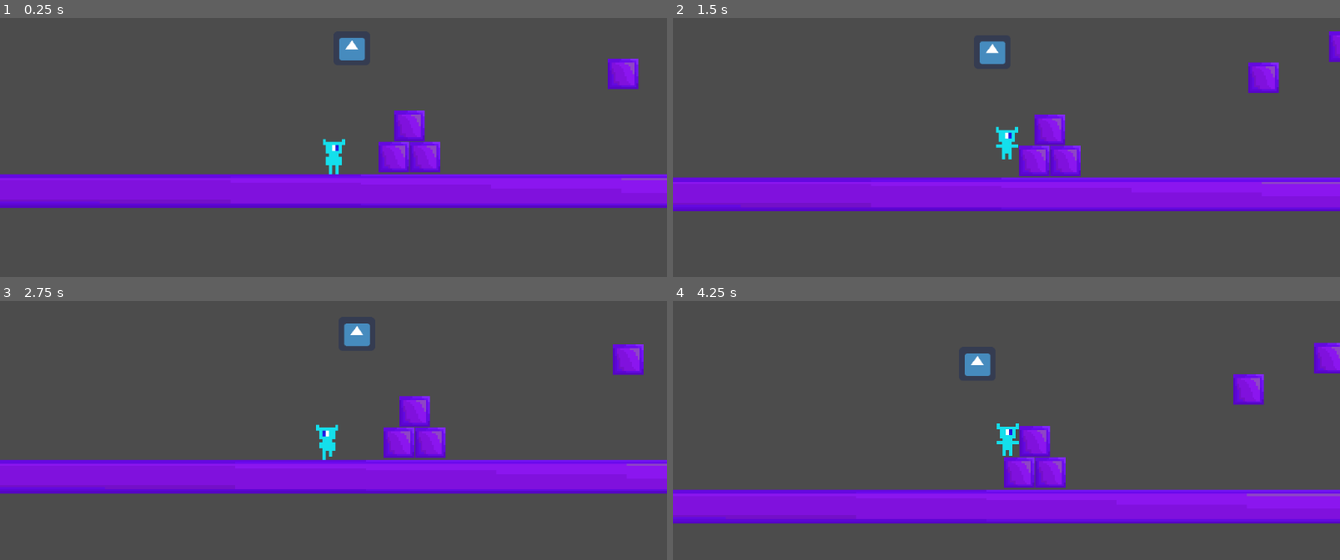
Above: before the commit, frames 1-4 (two rows, left to right).
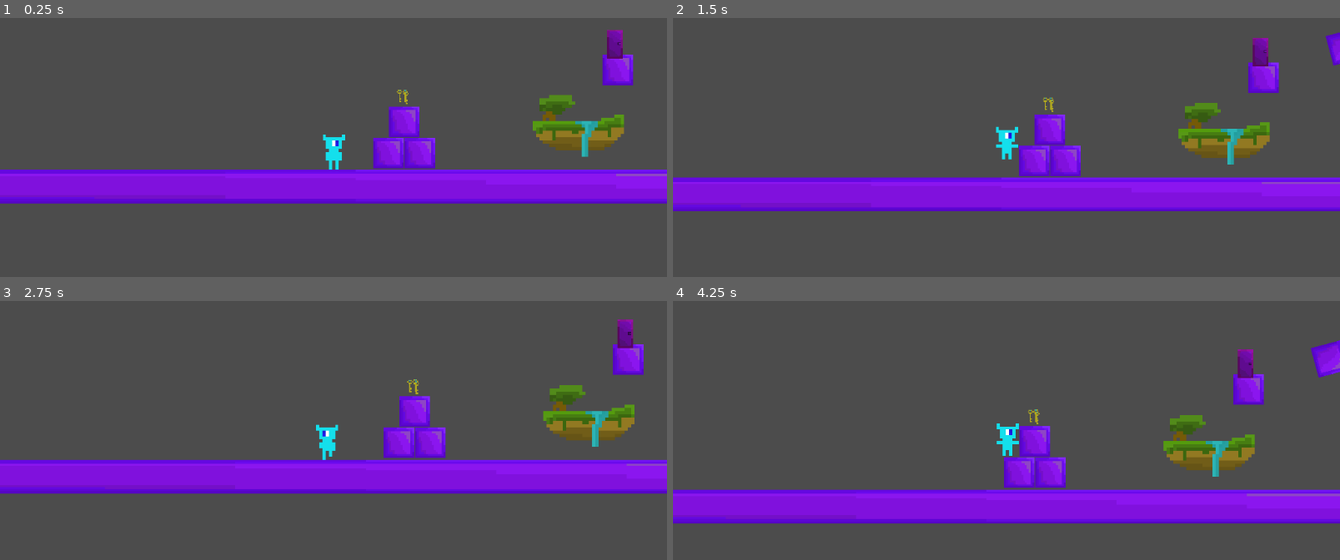
Above: after the commit, the same moments.

Repository: dan11l1324689/proekt
Game: Godot game, scene res://Node2D.tscn
Two runs of this game, one before a commit and one after it. Both use one fixed random seed, a clock stepped at 60 frames per second and the inputs below. The engine's default icon, where the game draws it, is replaced by a stand-in: a white triangle on a blue panel in a dark square.
Inputs:
- Up to frame 1 (0.25 s): no input
- Up to frame 2 (1.5 s): hold D (right) from 0.53 s (still down); tap E (eus, bound only after the commit) at 0.6 s; tap Space (fump) at 1.35 s
- Up to frame 3 (2.75 s): tap E (eus, bound only after the commit) at 1.55, 2.1 s; release D (right) at 2.03 s; hold A (left) from 2.03 s (still down)
- Up to frame 4 (4.25 s): release A (left) at 2.78 s; hold D (right) from 2.78 s (still down); tap E (eus, bound only after the commit) at 2.85, 3.8 s; hold Space (fump) from 3.53 s (still down)

The runs differ from the first frame. In frame 1, 11% of the frame differs, in the area x 0-100%, y 4-74%; in frame 2, 2.5%; in frame 3, 2.5%; in frame 4, 2.7%.

Commit message:
Add files via upload

Diff:
--- /dev/null
+++ b/платформер/Area2D.gd
@@ -0,0 +1,21 @@
+extends Area2D
+export var nextlevel:PackedScene
+export var keys_needed = 3
+
+func _physics_process(delta):
+	var player = $"/root/Globl".palyer
+	if player is KinematicBody2D:
+		var open = overlaps_body(player) and get_tree().current_scene.key >= keys_needed
+		$CollisionShape2D/Label.visible = open
+		if Input.is_action_just_pressed("eus") and open:
+			get_tree().change_scene_to(nextlevel)
+
+
+# Called when the node enters the scene tree for the first time.
+func _ready():
+	pass # Replace with function body.
+
+
+# Called every frame. 'delta' is the elapsed time since the previous frame.
+#func _process(delta):
+#	pass
--- /dev/null
+++ b/платформер/Label.gd
@@ -0,0 +1,16 @@
+extends Label
+
+
+# Declare member variables here. Examples:
+# var a = 2
+# var b = "text"
+
+
+# Called when the node enters the scene tree for the first time.
+func _ready():
+	pass # Replace with function body.
+
+
+# Called every frame. 'delta' is the elapsed time since the previous frame.
+#func _process(delta):
+#	pass
--- /dev/null
+++ b/платформер/Node.gd
@@ -0,0 +1,12 @@
+extends Node
+
+var palyer = Node.new()
+
+# Called when the node enters the scene tree for the first time.
+func _ready():
+	pass # Replace with function body.
+
+
+# Called every frame. 'delta' is the elapsed time since the previous frame.
+#func _process(delta):
+#	pass
--- /dev/null
+++ b/платформер/Node.tscn
@@ -0,0 +1,6 @@
+[gd_scene load_steps=2 format=2]
+
+[ext_resource path="res://Node.gd" type="Script" id=1]
+
+[node name="globl" type="Node"]
+script = ExtResource( 1 )
--- a/платформер/Node2D.tscn
+++ b/платформер/Node2D.tscn
@@ -1,29 +1,24 @@
-[gd_scene load_steps=5 format=2]
+[gd_scene load_steps=8 format=2]
 
 [ext_resource path="res://platform.tscn" type="PackedScene" id=1]
 [ext_resource path="res://player.tscn" type="PackedScene" id=2]
 [ext_resource path="res://NOVIZION.tscn" type="PackedScene" id=3]
-[ext_resource path="res://icon.png" type="Texture" id=4]
+[ext_resource path="res://portal.tscn" type="PackedScene" id=4]
+[ext_resource path="res://scenemanager.gd" type="Script" id=5]
+[ext_resource path="res://key.tscn" type="PackedScene" id=6]
+[ext_resource path="res://islend.tscn" type="PackedScene" id=9]
 
 [node name="Node2D" type="Node2D"]
+script = ExtResource( 5 )
 
-[node name="player" parent="." instance=ExtResource( 2 )]
-position = Vector2( -16, 520 )
-
-[node name="StaticBody2D" parent="." instance=ExtResource( 1 )]
-position = Vector2( 216, 464 )
+[node name="StaticBody2D7" parent="." instance=ExtResource( 1 )]
+position = Vector2( 3485.9, 309.345 )
 
 [node name="StaticBody2D3" parent="." instance=ExtResource( 1 )]
 position = Vector2( 872, 304 )
 
-[node name="StaticBody2D7" parent="." instance=ExtResource( 1 )]
-position = Vector2( 3485.9, 309.345 )
-
 [node name="StaticBody2D10" parent="." instance=ExtResource( 1 )]
 position = Vector2( 3209.72, 343.2 )
-
-[node name="StaticBody2D11" parent="." instance=ExtResource( 1 )]
-position = Vector2( 2810.8, 343.509 )
 
 [node name="StaticBody2D12" parent="." instance=ExtResource( 1 )]
 position = Vector2( 2399, 336.072 )
@@ -34,11 +29,15 @@
 [node name="StaticBody2D14" parent="." instance=ExtResource( 1 )]
 position = Vector2( 1720.14, 309.345 )
 
+[node name="StaticBody2D15" parent="." instance=ExtResource( 1 )]
+position = Vector2( 2814.45, 348.503 )
+
 [node name="StaticBody2D8" parent="." instance=ExtResource( 1 )]
 position = Vector2( 1400, 336 )
 
 [node name="StaticBody2D9" parent="." instance=ExtResource( 1 )]
 position = Vector2( 1120, 208 )
+rotation = 1.309
 
 [node name="StaticBody2D4" parent="." instance=ExtResource( 1 )]
 position = Vector2( 400, 664 )
@@ -53,7 +52,23 @@
 [node name="StaticBody2D5" parent="." instance=ExtResource( 3 )]
 position = Vector2( 552, 360 )
 
-[node name="icon" type="Sprite" parent="."]
-position = Vector2( 40, 224 )
-scale = Vector2( 1.75, 1.625 )
-texture = ExtResource( 4 )
+[node name="key2" parent="." instance=ExtResource( 6 )]
+position = Vector2( 223.387, 383.349 )
+
+[node name="key3" parent="." instance=ExtResource( 6 )]
+position = Vector2( 206.18, 384.017 )
+
+[node name="key4" parent="." instance=ExtResource( 6 )]
+position = Vector2( 226.016, 389.482 )
+
+[node name="player" parent="." instance=ExtResource( 2 )]
+position = Vector2( 0, 544 )
+
+[node name="StaticBody2D" parent="." instance=ExtResource( 1 )]
+position = Vector2( 216, 464 )
+
+[node name="StaticBody2D11" parent="." instance=ExtResource( 9 )]
+position = Vector2( 767.038, 472.03 )
+
+[node name="portal" parent="." instance=ExtResource( 4 )]
+position = Vector2( 864, 224 )
--- /dev/null
+++ b/платформер/Parallax.tscn
@@ -0,0 +1,17 @@
+[gd_scene load_steps=2 format=2]
+
+[ext_resource path="res://57ee7cfdcea0e1577b983f96.png" type="Texture" id=1]
+
+[node name="ParallaxBackground" type="ParallaxBackground"]
+
+[node name="ParallaxLayer" type="ParallaxLayer" parent="."]
+z_index = 10
+__meta__ = {
+"_editor_description_": ""
+}
+
+[node name="57ee7cfdcea0e1577b983f96" type="Sprite" parent="ParallaxLayer"]
+texture = ExtResource( 1 )
+__meta__ = {
+"_editor_description_": "errtr"
+}
--- /dev/null
+++ b/платформер/door.gd
@@ -0,0 +1,11 @@
+extends Area2D
+export var nextlevel:PackedScene
+export var keys_needed = 1
+
+func _physics_process(delta):
+	var player = $"/root/Globl".palyer
+	if player is KinematicBody2D:
+		var open = overlaps_body(player) and get_tree().current_scene.key >= keys_needed
+		$CollisionShape2D/Label.visible = open
+		if Input.is_action_just_pressed("eus") and open:
+			$CollisionShape2D.get_node
--- /dev/null
+++ b/платформер/door.tscn
@@ -0,0 +1,28 @@
+[gd_scene load_steps=5 format=2]
+
+[ext_resource path="res://icon.png" type="Texture" id=1]
+[ext_resource path="res://Label.gd" type="Script" id=2]
+[ext_resource path="res://door.gd" type="Script" id=3]
+
+[sub_resource type="RectangleShape2D" id=1]
+extents = Vector2( 40, 40 )
+
+[node name="door" type="Area2D"]
+script = ExtResource( 3 )
+
+[node name="icon" type="Sprite" parent="."]
+texture = ExtResource( 1 )
+
+[node name="CollisionShape2D" type="CollisionShape2D" parent="."]
+shape = SubResource( 1 )
+
+[node name="Label" type="Label" parent="CollisionShape2D"]
+margin_left = -8.0
+margin_top = -56.0
+margin_right = 16.0
+margin_bottom = -40.0
+text = "B"
+script = ExtResource( 2 )
+__meta__ = {
+"_edit_use_anchors_": false
+}
--- /dev/null
+++ b/платформер/end.tscn
@@ -0,0 +1,17 @@
+[gd_scene format=2]
+
+[node name="Label" type="Label"]
+anchor_left = 0.5
+anchor_top = 0.5
+anchor_right = 0.5
+anchor_bottom = 0.5
+margin_left = -70.5
+margin_top = -18.0
+margin_right = -21.5
+margin_bottom = -4.0
+rect_scale = Vector2( 3, 3 )
+size_flags_horizontal = 0
+text = "the end"
+__meta__ = {
+"_edit_use_anchors_": false
+}
--- /dev/null
+++ b/платформер/globl.tscn
@@ -0,0 +1,6 @@
+[gd_scene load_steps=2 format=2]
+
+[ext_resource path="res://Node.gd" type="Script" id=1]
+
+[node name="globl" type="Node"]
+script = ExtResource( 1 )
--- /dev/null
+++ b/платформер/islend.tscn
@@ -0,0 +1,18 @@
+[gd_scene load_steps=3 format=2]
+
+[ext_resource path="res://осьров 222222.png" type="Texture" id=1]
+
+[sub_resource type="RectangleShape2D" id=1]
+extents = Vector2( 75.9131, 24.2372 )
+
+[node name="StaticBody2D" type="StaticBody2D"]
+
+[node name="CollisionShape2D" type="CollisionShape2D" parent="."]
+position = Vector2( -3.77548, 37.755 )
+scale = Vector2( 2, 2 )
+shape = SubResource( 1 )
+
+[node name="осьров 222222" type="Sprite" parent="."]
+position = Vector2( -15.102, -0.943878 )
+scale = Vector2( 10, 10 )
+texture = ExtResource( 1 )
--- /dev/null
+++ b/платформер/key.gd
@@ -0,0 +1,22 @@
+extends Area2D
+
+
+# Declare member variables here. Examples:
+# var a = 2
+# var b = "text"
+
+
+# Called when the node enters the scene tree for the first time.
+func _ready():
+	pass # Replace with function body.
+
+
+# Called every frame. 'delta' is the elapsed time since the previous frame.
+#func _process(delta):
+#	pass
+
+
+func _on_key_body_entered(body):
+	if body.is_in_group("player"):
+		get_tree().current_scene.add_keys(1)
+		queue_free()
--- /dev/null
+++ b/платформер/key.tscn
@@ -0,0 +1,20 @@
+[gd_scene load_steps=4 format=2]
+
+[ext_resource path="res://key.png" type="Texture" id=1]
+[ext_resource path="res://key.gd" type="Script" id=2]
+
+[sub_resource type="RectangleShape2D" id=1]
+extents = Vector2( 16, 32 )
+
+[node name="key" type="Area2D"]
+script = ExtResource( 2 )
+
+[node name="CollisionShape2D" type="CollisionShape2D" parent="."]
+shape = SubResource( 1 )
+
+[node name="key" type="Sprite" parent="."]
+position = Vector2( -2.14577e-06, -9.53674e-07 )
+scale = Vector2( 3.2, 4.26667 )
+texture = ExtResource( 1 )
+
+[connection signal="body_entered" from="." to="." method="_on_key_body_entered"]
--- /dev/null
+++ b/платформер/lavel2.tscn
@@ -0,0 +1,180 @@
+[gd_scene load_steps=9 format=2]
+
+[ext_resource path="res://key.tscn" type="PackedScene" id=1]
+[ext_resource path="res://door.tscn" type="PackedScene" id=2]
+[ext_resource path="res://platform.tscn" type="PackedScene" id=3]
+[ext_resource path="res://player.tscn" type="PackedScene" id=4]
+[ext_resource path="res://scenemanager.gd" type="Script" id=5]
+[ext_resource path="res://playerBlock.tscn" type="PackedScene" id=6]
+[ext_resource path="res://the end.tscn" type="PackedScene" id=7]
+[ext_resource path="res://islend.tscn" type="PackedScene" id=8]
+
+[node name="Node2D" type="Node2D"]
+script = ExtResource( 5 )
+
+[node name="StaticBody2D" parent="." instance=ExtResource( 3 )]
+position = Vector2( 16, 208 )
+
+[node name="StaticBody2D2" parent="." instance=ExtResource( 3 )]
+position = Vector2( 112, 208 )
+
+[node name="StaticBody2D3" parent="." instance=ExtResource( 3 )]
+position = Vector2( 496, 208 )
+
+[node name="StaticBody2D4" parent="." instance=ExtResource( 3 )]
+position = Vector2( 400, 208 )
+
+[node name="StaticBody2D5" parent="." instance=ExtResource( 3 )]
+position = Vector2( 208, 208 )
+
+[node name="StaticBody2D6" parent="." instance=ExtResource( 3 )]
+position = Vector2( 304, 208 )
+
+[node name="StaticBody2D7" parent="." instance=ExtResource( 3 )]
+position = Vector2( 704, 128 )
+
+[node name="StaticBody2D8" parent="." instance=ExtResource( 3 )]
+position = Vector2( 800, 128 )
+
+[node name="StaticBody2D11" parent="." instance=ExtResource( 3 )]
+position = Vector2( 896, 128 )
+
+[node name="StaticBody2D28" parent="." instance=ExtResource( 3 )]
+position = Vector2( 1376, 1392 )
+
+[node name="StaticBody2D29" parent="." instance=ExtResource( 3 )]
+position = Vector2( 1280, 1392 )
+
+[node name="StaticBody2D30" parent="." instance=ExtResource( 3 )]
+position = Vector2( 1184, 1392 )
+
+[node name="StaticBody2D31" parent="." instance=ExtResource( 3 )]
+position = Vector2( 1824, 1968 )
+
+[node name="StaticBody2D32" parent="." instance=ExtResource( 3 )]
+position = Vector2( 1728, 1968 )
+
+[node name="StaticBody2D33" parent="." instance=ExtResource( 3 )]
+position = Vector2( 1632, 1968 )
+
+[node name="StaticBody2D34" parent="." instance=ExtResource( 3 )]
+position = Vector2( 2208, 2432 )
+
+[node name="StaticBody2D35" parent="." instance=ExtResource( 3 )]
+position = Vector2( 2112, 2432 )
+
+[node name="StaticBody2D36" parent="." instance=ExtResource( 3 )]
+position = Vector2( 2016, 2432 )
+
+[node name="StaticBody2D13" parent="." instance=ExtResource( 3 )]
+position = Vector2( 1328, 112 )
+
+[node name="StaticBody2D14" parent="." instance=ExtResource( 3 )]
+position = Vector2( 1232, 112 )
+
+[node name="StaticBody2D15" parent="." instance=ExtResource( 3 )]
+position = Vector2( 1136, 112 )
+
+[node name="StaticBody2D16" parent="." instance=ExtResource( 3 )]
+position = Vector2( 1728, 192 )
+
+[node name="StaticBody2D17" parent="." instance=ExtResource( 3 )]
+position = Vector2( 1632, 192 )
+
+[node name="StaticBody2D18" parent="." instance=ExtResource( 3 )]
+position = Vector2( 1536, 192 )
+
+[node name="StaticBody2D19" parent="." instance=ExtResource( 3 )]
+position = Vector2( 2146, 128 )
+
+[node name="StaticBody2D20" parent="." instance=ExtResource( 3 )]
+position = Vector2( 2050, 128 )
+
+[node name="StaticBody2D21" parent="." instance=ExtResource( 3 )]
+position = Vector2( 1954, 128 )
+
+[node name="StaticBody2D22" parent="." instance=ExtResource( 3 )]
+position = Vector2( 2720, 144 )
+
+[node name="StaticBody2D23" parent="." instance=ExtResource( 3 )]
+position = Vector2( 2624, 144 )
+
+[node name="StaticBody2D24" parent="." instance=ExtResource( 3 )]
+position = Vector2( 2528, 144 )
+
+[node name="StaticBody2D40" parent="." instance=ExtResource( 3 )]
+position = Vector2( 3536, 208 )
+
+[node name="StaticBody2D43" parent="." instance=ExtResource( 3 )]
+position = Vector2( 3680, 160 )
+
+[node name="StaticBody2D44" parent="." instance=ExtResource( 3 )]
+position = Vector2( 3824, 96 )
+
+[node name="StaticBody2D45" parent="." instance=ExtResource( 3 )]
+position = Vector2( 3968, 32 )
+
+[node name="StaticBody2D46" parent="." instance=ExtResource( 3 )]
+position = Vector2( 4096, -32 )
+
+[node name="StaticBody2D47" parent="." instance=ExtResource( 3 )]
+position = Vector2( 4192, -80 )
+
+[node name="StaticBody2D41" parent="." instance=ExtResource( 3 )]
+position = Vector2( 3280, 256 )
+
+[node name="StaticBody2D42" parent="." instance=ExtResource( 3 )]
+position = Vector2( 3040, 192 )
+
+[node name="StaticBody2D25" parent="." instance=ExtResource( 3 )]
+position = Vector2( 2576, 2448 )
+
+[node name="StaticBody2D49" parent="." instance=ExtResource( 3 )]
+position = Vector2( 2992, 2448 )
+
+[node name="StaticBody2D50" parent="." instance=ExtResource( 3 )]
+position = Vector2( 3344, 2448 )
+
+[node name="StaticBody2D51" parent="." instance=ExtResource( 3 )]
+position = Vector2( 3536, 2512 )
+
+[node name="StaticBody2D52" parent="." instance=ExtResource( 3 )]
+position = Vector2( 3744, 2576 )
+
+[node name="StaticBody2D53" parent="." instance=ExtResource( 3 )]
+position = Vector2( 4080, 2544 )
+
+[node name="StaticBody2D26" parent="." instance=ExtResource( 3 )]
+position = Vector2( 2480, 2448 )
+
+[node name="StaticBody2D27" parent="." instance=ExtResource( 3 )]
+position = Vector2( 2384, 2448 )
+
+[node name="door" parent="." instance=ExtResource( 2 )]
+position = Vector2( 2096, 2336 )
+nextlevel = ExtResource( 7 )
+
+[node name="StaticBody2D48" parent="." instance=ExtResource( 6 )]
+position = Vector2( 3712, -201 )
+scale = Vector2( 17.08, 1 )
+
+[node name="key" parent="." instance=ExtResource( 1 )]
+position = Vector2( 4384, 2416 )
+
+[node name="key2" parent="." instance=ExtResource( 1 )]
+position = Vector2( 848, 752 )
+
+[node name="key3" parent="." instance=ExtResource( 1 )]
+position = Vector2( 3360, -304 )
+
+[node name="StaticBody2D37" parent="." instance=ExtResource( 8 )]
+position = Vector2( 3344, -256 )
+
+[node name="StaticBody2D9" parent="." instance=ExtResource( 8 )]
+position = Vector2( 832, 800 )
+
+[node name="StaticBody2D10" parent="." instance=ExtResource( 8 )]
+position = Vector2( 4384, 2464 )
+
+[node name="player" parent="." instance=ExtResource( 4 )]
+position = Vector2( 1.04663, -10.6908 )
--- a/платформер/player.gd
+++ b/платформер/player.gd
@@ -13,6 +13,9 @@
 const GRAVETE = Vector2(0,980)
 
 var vert_move=0
+
+func _ready():
+	$"/root/Globl".palyer = self
 
 func _process(delta):
 	if Input.is_action_pressed("fump") and is_on_floor():
--- a/платформер/player.tscn
+++ b/платформер/player.tscn
@@ -14,6 +14,11 @@
 "name": "idle",
 "speed": 3.0
 }, {
+"frames": [ ExtResource( 4 ) ],
+"loop": false,
+"name": "jump",
+"speed": 0.0
+}, {
 "frames": [ ExtResource( 6 ), ExtResource( 3 ) ],
 "loop": true,
 "name": "run",
@@ -23,17 +28,14 @@
 "loop": false,
 "name": "fall",
 "speed": 0.0
-}, {
-"frames": [ ExtResource( 4 ) ],
-"loop": false,
-"name": "jump",
-"speed": 0.0
 } ]
 
 [sub_resource type="RectangleShape2D" id=2]
 extents = Vector2( 34, 52 )
 
-[node name="player" type="KinematicBody2D"]
+[node name="player" type="KinematicBody2D" groups=[
+"player",
+]]
 script = ExtResource( 2 )
 
 [node name="Sprite" type="AnimatedSprite" parent="."]
@@ -56,3 +58,12 @@
 zoom = Vector2( 2, 2 )
 smoothing_enabled = true
 smoothing_speed = 10.0
+
+[node name="Label" type="Label" parent="Camera2D"]
+margin_left = -26.0
+margin_top = -73.0
+margin_right = 32.0
+margin_bottom = -56.0
+__meta__ = {
+"_edit_use_anchors_": false
+}
--- /dev/null
+++ b/платформер/playerBlock.tscn
@@ -0,0 +1,16 @@
+[gd_scene load_steps=3 format=2]
+
+[ext_resource path="res://q.png" type="Texture" id=1]
+
+[sub_resource type="RectangleShape2D" id=1]
+extents = Vector2( 20.4433, 5.04714 )
+
+[node name="StaticBody2D" type="StaticBody2D"]
+
+[node name="q" type="Sprite" parent="."]
+scale = Vector2( 6, 1 )
+texture = ExtResource( 1 )
+
+[node name="CollisionShape2D" type="CollisionShape2D" parent="."]
+position = Vector2( -2.83653, 0.166855 )
+shape = SubResource( 1 )
--- /dev/null
+++ b/платформер/portal.tscn
@@ -0,0 +1,28 @@
+[gd_scene load_steps=4 format=2]
+
+[ext_resource path="res://дверь.png" type="Texture" id=1]
+[ext_resource path="res://Area2D.gd" type="Script" id=2]
+
+[sub_resource type="RectangleShape2D" id=1]
+extents = Vector2( 40, 48 )
+
+[node name="portal" type="Area2D"]
+script = ExtResource( 2 )
+
+[node name="дверь" type="Sprite" parent="."]
+position = Vector2( 0, -1.90735e-06 )
+scale = Vector2( 3, 2.75 )
+texture = ExtResource( 1 )
+
+[node name="CollisionShape2D" type="CollisionShape2D" parent="."]
+shape = SubResource( 1 )
+
+[node name="Label" type="Label" parent="CollisionShape2D"]
+margin_left = -48.0
+margin_top = -80.0
+margin_right = 53.0
+margin_bottom = -66.0
+text = "Press E to enter"
+__meta__ = {
+"_edit_use_anchors_": false
+}
--- a/платформер/project.godot
+++ b/платформер/project.godot
@@ -13,6 +13,10 @@
 config/name="платформер"
 run/main_scene="res://Node2D.tscn"
 config/icon="res://icon.png"
+
+[autoload]
+
+Globl="*res://globl.tscn"
 
 [input]
 
@@ -32,6 +36,12 @@
 "deadzone": 0.5,
 "events": [ Object(InputEventKey,"resource_local_to_scene":false,"resource_name":"","device":0,"alt":false,"shift":false,"control":false,"meta":false,"command":false,"pressed":false,"scancode":32,"unicode":0,"echo":false,"script":null)
 , Object(InputEventKey,"resource_local_to_scene":false,"resource_name":"","device":0,"alt":false,"shift":false,"control":false,"meta":false,"command":false,"pressed":false,"scancode":16777232,"unicode":0,"echo":false,"script":null)
+, Object(InputEventKey,"resource_local_to_scene":false,"resource_name":"","device":0,"alt":false,"shift":false,"control":false,"meta":false,"command":false,"pressed":false,"scancode":87,"unicode":0,"echo":false,"script":null)
+ ]
+}
+eus={
+"deadzone": 0.5,
+"events": [ Object(InputEventKey,"resource_local_to_scene":false,"resource_name":"","device":0,"alt":false,"shift":false,"control":false,"meta":false,"command":false,"pressed":false,"scancode":69,"unicode":0,"echo":false,"script":null)
  ]
 }
 
--- /dev/null
+++ b/платформер/scenemanager.gd
@@ -0,0 +1,17 @@
+extends Node2D
+export var player:NodePath
+export var key = 0
+func add_keys (amount):
+	key += amount
+	if get_node(player):
+		get_node(player).get_node("Camera2D/Label").text=str(key)
+
+
+# Called when the node enters the scene tree for the first time.
+func _ready():
+	pass # Replace with function body.
+
+
+# Called every frame. 'delta' is the elapsed time since the previous frame.
+#func _process(delta):
+#	pass
--- /dev/null
+++ b/платформер/the end.tscn
@@ -0,0 +1,8 @@
+[gd_scene load_steps=2 format=2]
+
+[ext_resource path="res://the end.png" type="Texture" id=1]
+
+[node name="Sprite" type="Sprite"]
+position = Vector2( 513.36, 300.944 )
+scale = Vector2( 10, 10 )
+texture = ExtResource( 1 )
Binary file added: платформер/island.png
Not shown, added: платформер/island.png.import
Binary file added: платформер/key.png
Not shown, added: платформер/key.png.import
Binary file added: платформер/the end.png
Not shown, added: платформер/the end.png.import
Binary file added: платформер/дверь.png
Not shown, added: платформер/дверь.png.import
Binary file added: платформер/осьров 222222.png
Not shown, added: платформер/осьров 222222.png.import
